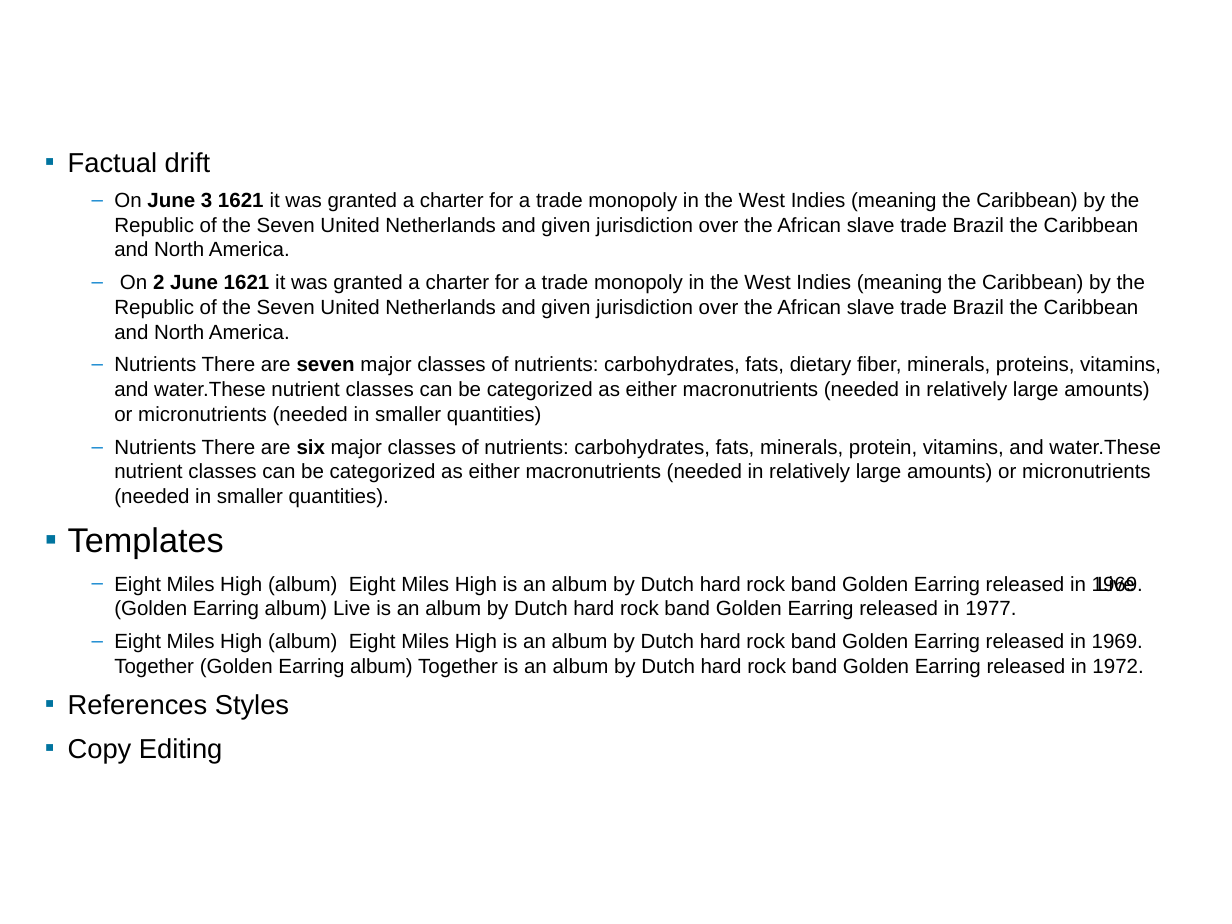
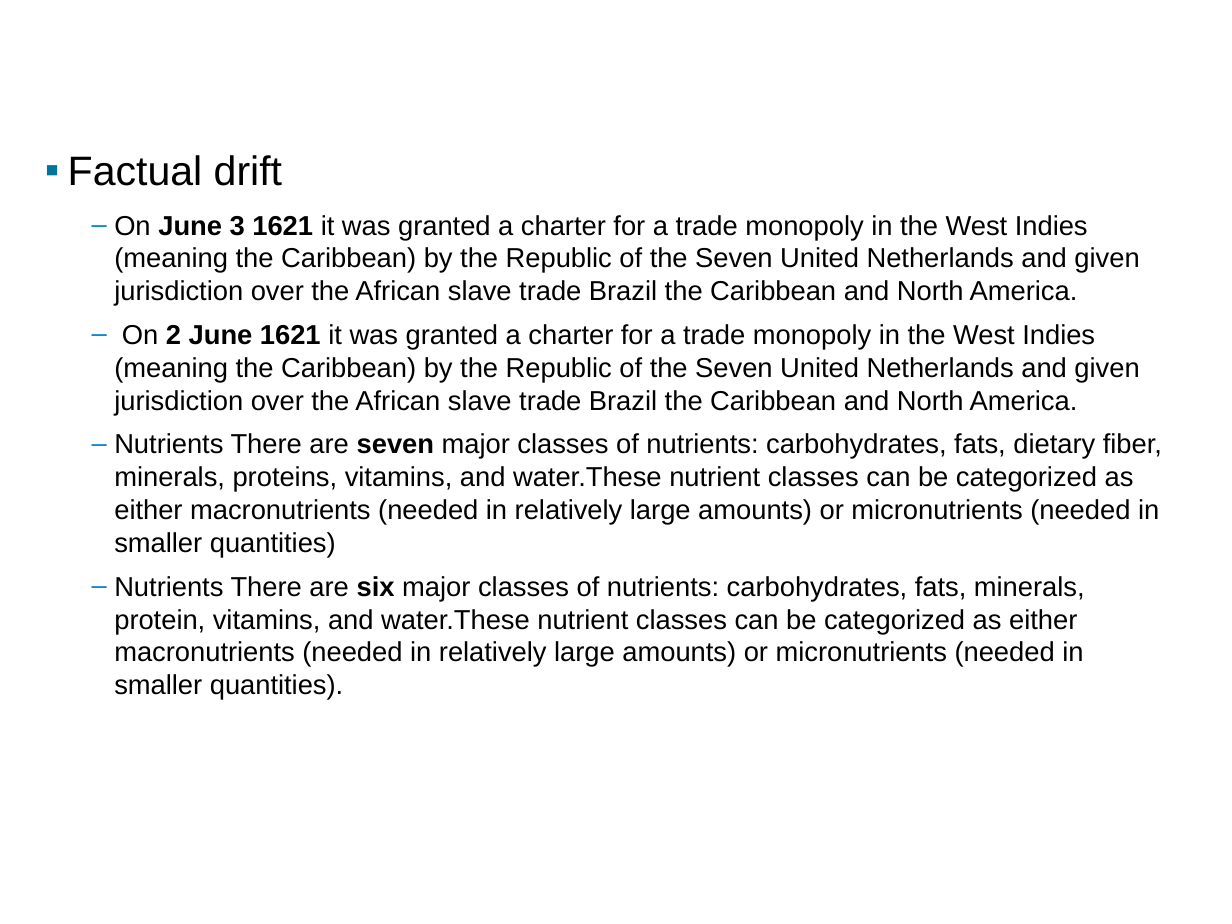
Before and after one commit to seweissman/wikiduper, a slide deck: slide 11 of presentation/NearDupDetectionWikipedia.pptx (slide 10 before the commit). Drawn at 1232x924 pixels with LibreOffice and Linux fonts; fonts in the diff are those of the drawing; background and template pictures are left out. Boxes give left, top, right and bottom in pixels: in the first picture for what was removed or moved away, otherwise in the second. Text is boxed around its words. In the diff, an @@ line names an element or a change of style, - is before the commit and + after.

```diff
--- a/presentation/NearDupDetectionWikipedia.pptx
+++ b/presentation/NearDupDetectionWikipedia.pptx
@@ text "Factual drift" at (68,155,1162,700): size 16 to 24 pt in "Factual drift"; size 12 to 16 pt; more space between paragraphs @@
@@ text at (68,527,1143,763): paragraphs removed @@
-▪ Templates
-  – Eight Miles High (album) Eight Miles High is an album by Dutch hard rock band Golden Earring released in 1969. Live (Golden Earring album) Live is an album by Dutch hard rock band Golden Earring released in 1977.
-  – Eight Miles High (album) Eight Miles High is an album by Dutch hard rock band Golden Earring released in 1969. Together (Golden Earring album) Together is an album by Dutch hard rock band Golden Earring released in 1972.
-▪ References Styles
-▪ Copy Editing
```
Also in this commit, not shown: 2 other slides changed, 4 slides added, 3 slides removed.
